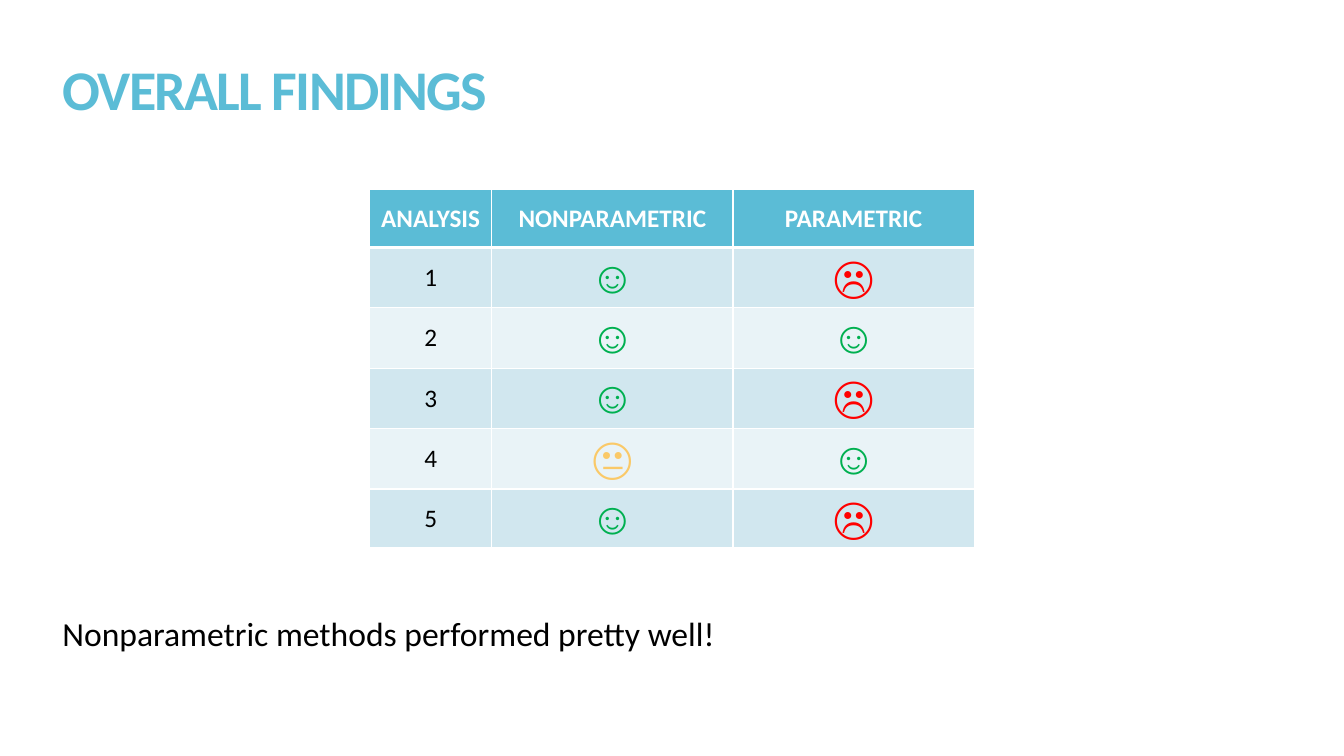
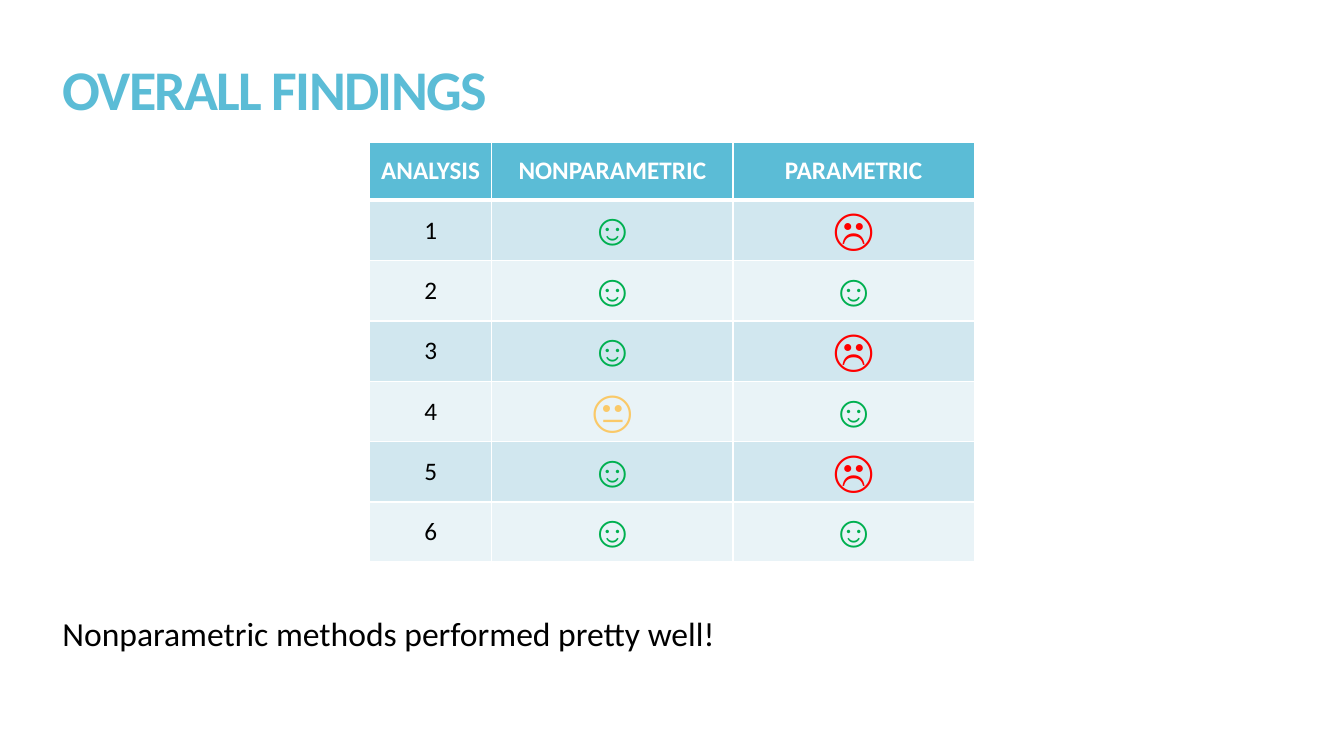
Before and after one commit to kmprioliPROF/MAT_8452_Final_Project, a slide deck: slide 20 of Prioli_Final_Proj.pptx (slide 18 before the commit). Drawn at 1344x756 pixels with LibreOffice and Linux fonts; fonts in the diff are those of the drawing. Boxes give left, top, right and bottom in pixels: in the first picture for what was removed or moved away, otherwise in the second. Text is boxed around its words. In the diff, an @@ line names an element or a change of style, - is before the commit and + after.

```diff
--- a/Prioli_Final_Proj.pptx
+++ b/Prioli_Final_Proj.pptx
@@ table at <box>370,142,974,584</box> @@
+row 7: 6 | ☺ | ☺
@@ table: place and size @@
-table at <box>370,190,974,567</box>
+table at <box>370,142,974,584</box>
```
Also in this commit, not shown: 5 other slides changed, 2 slides added.
